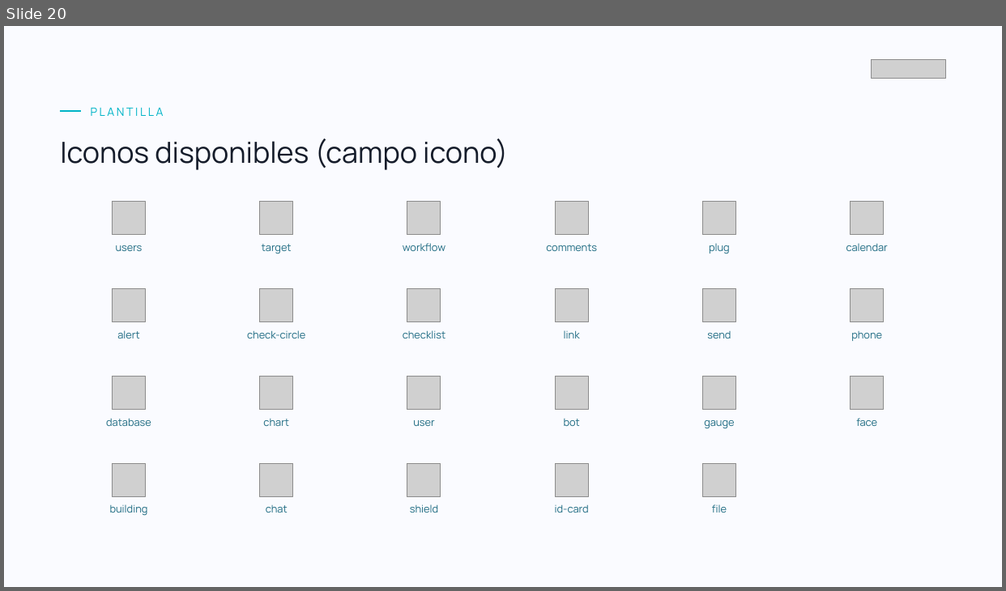
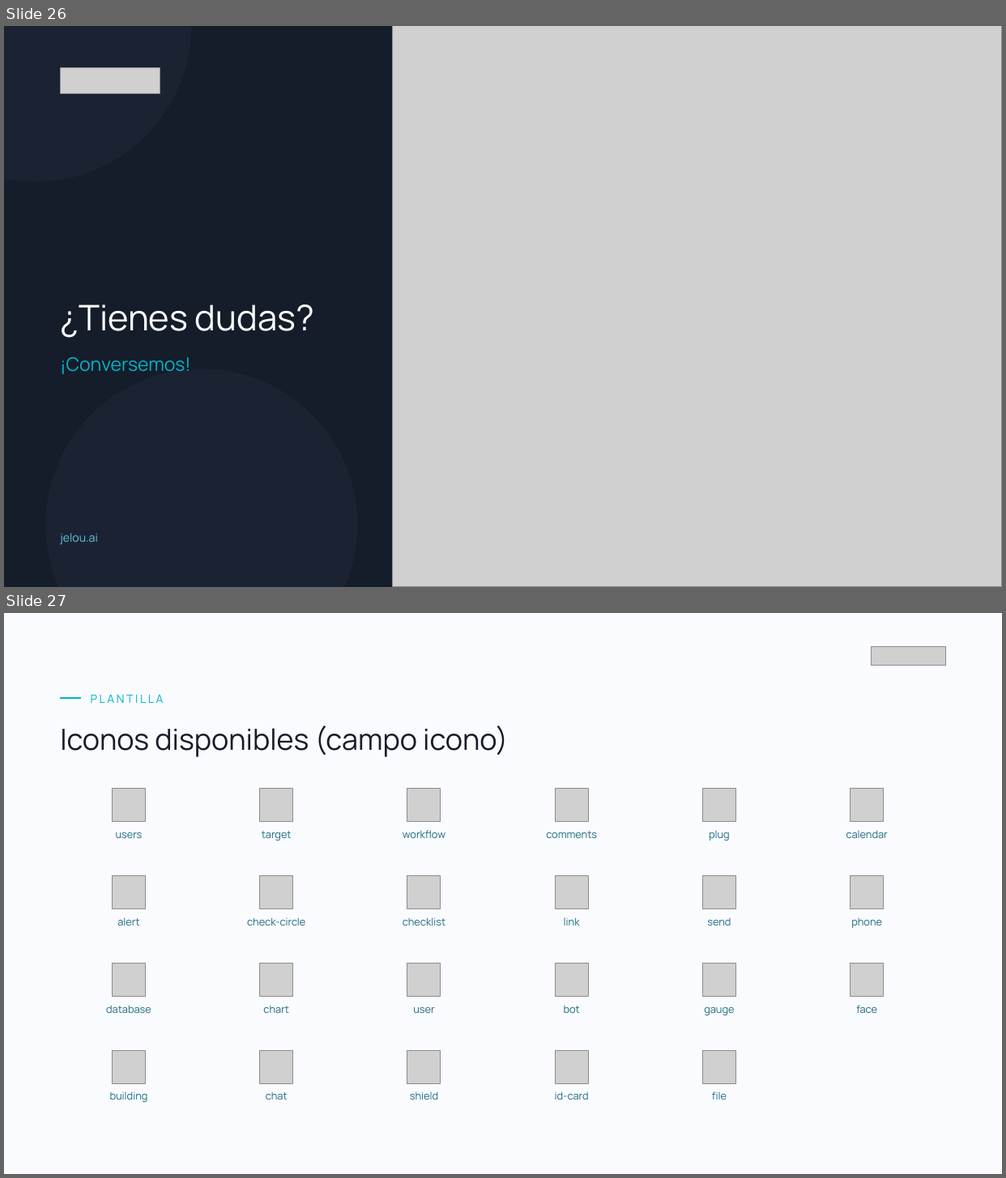
Before and after one commit to danielborja-Jelou/jelou-sow-studio, a slide deck: assets/kickoff-template.pptx. Shown one above the other, each under a label of ours: slide 20 before the commit, slides 26 and 27 after it. The pictures are 1006x591 and 1006x1178 pixels, drawn with LibreOffice and Linux fonts; fonts in the diff are those of the drawing; grey boxes stand for pictures. Boxes give left, top, right and bottom in pixels: in the first picture for what was removed or moved away, otherwise in the second. Text is boxed around its words. In the diff, an @@ line names an element or a change of style, - is before the commit and + after.

```diff
--- a/assets/kickoff-template.pptx
+++ b/assets/kickoff-template.pptx
@@ slide 26 added at (4, 26, 1002, 587), background #151C2A @@
@@ ellipse added at (4, 26, 191, 182), fill #1B2333 @@
@@ picture added at (393, 26, 1002, 587) @@
@@ picture added at (60, 68, 160, 93) @@
@@ text added at (60, 305, 314, 338), 34 pt, text #FFFFFF @@
+¿Tienes dudas?
@@ text added at (60, 357, 190, 374), 18 pt, text #00B4C7 @@
+¡Conversemos!
@@ ellipse added at (46, 369, 358, 587), fill #1B2333 @@
@@ text added at (60, 533, 98, 545), 11 pt, text #5FC5E3 @@
+jelou.ai
@@ what was slide 20 is now slide 27 @@
```
Also in this commit, not shown: 2 slides changed, 6 other slides added, 8 other files.
